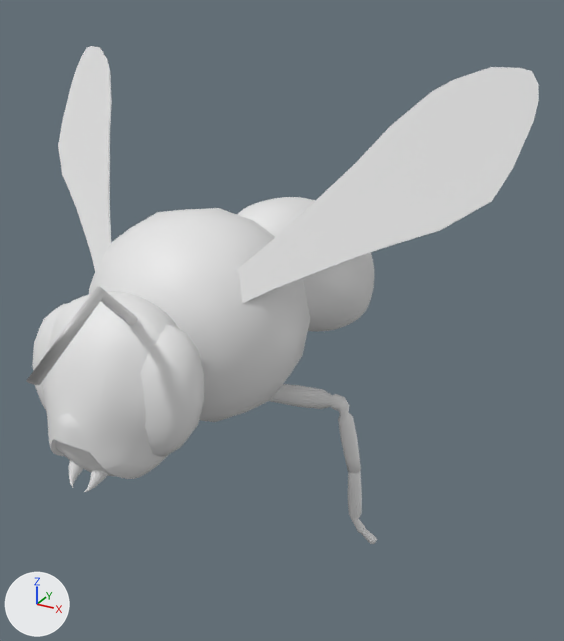
An edit to the Blender file 테스트용 3D모델/블렌더 파일/monster_bee.blend, drawn before and after from the same camera.
Before and after are seen from a 50 mm camera at (2.5, -3.92, 2.29) aimed at (0.28, 0.11, 0.28). Lighting does not change. The marker at lower left points along +X, +Y and +Z. The first picture is the older version.
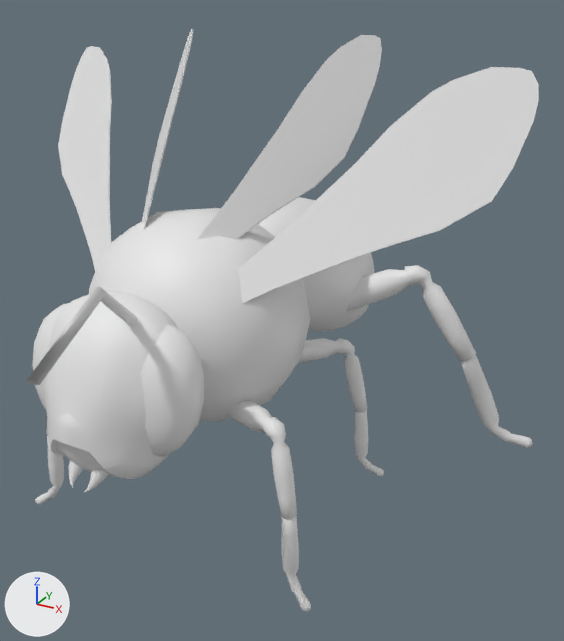
Location of each change, (x1, y1, x2, y2) in pixels of the pictures (564 x 641 px):
'Wing.001', added
    after: (141, 29, 382, 240)
'Cylinder.004', added
    after: (35, 265, 532, 612)
'Cylinder.002', deleted
    before: (270, 384, 377, 544)

The change, as a list of edits to the scene's bpy script:
```text
Add me_cylinder_004:
    me_cylinder_004.from_pydata(...)  # 1104 vertices, 1062 faces; spans x 0.0..1.73, y -0.95..1.4, z -0.94..0.41
    me_cylinder_004.polygons.foreach_set('use_smooth', [True] * 1062)
Remove ob_cylinder_002:
    ob_cylinder_002 = bpy.data.objects.new('Cylinder.002', me_cylinder_002)
    ob_cylinder_002.location = (0.461, 0.0, -0.169)
    ob_cylinder_002.rotation_euler = (0.0, -1.696, 0.0)  # degrees (0, -97, 0)
    ob_cylinder_002.scale = (0.0566, 0.0566, 0.308)
Add ob_wing_001:
    ob_wing_001 = bpy.data.objects.new('Wing.001', me_circle.copy())  # the mesh of ob_wing
    ob_wing_001.location = (0.0, 0.019, 0.137)
    ob_wing_001.scale = (0.43, 1.0, 1.0)
    _m = ob_wing_001.modifiers.new('Mirror', 'MIRROR')
Add ob_cylinder_004:
    ob_cylinder_004 = bpy.data.objects.new('Cylinder.004', me_cylinder_004)
    ob_cylinder_004.location = (0.0, 0.0, 0.0)
    _m = ob_cylinder_004.modifiers.new('Mirror', 'MIRROR')
```
